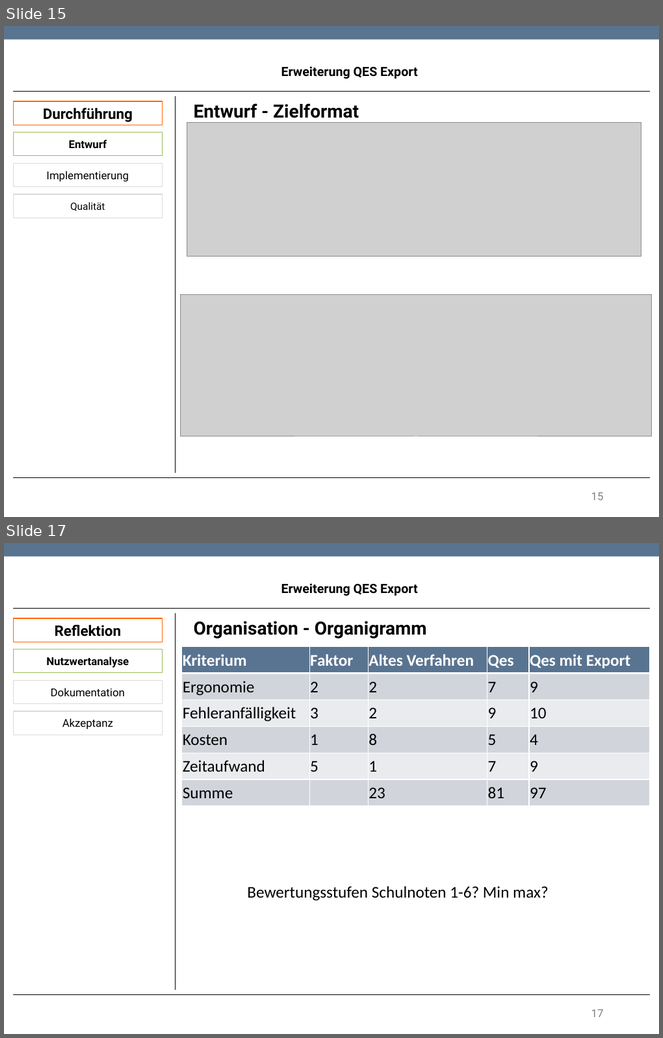
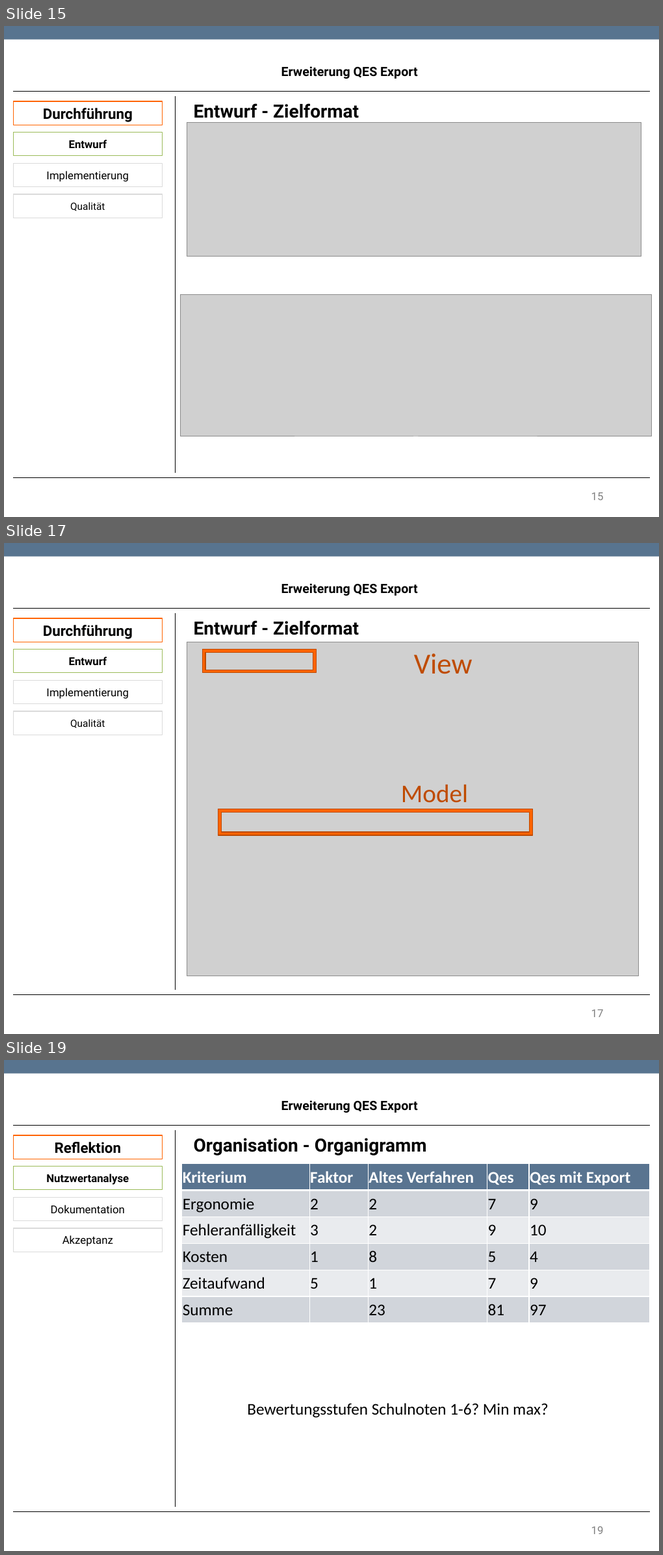
Before and after one commit to TwoHorus/dbExelExportLaravel, a slide deck: DOC/Fachgespraech.pptx. Shown one above the other, each under a label of ours: slides 15 and 17 before the commit, slides 15, 17 and 19 after it; the slides between them are not shown. The pictures are 663x1038 and 663x1555 pixels, drawn with LibreOffice and Linux fonts; fonts in the diff are those of the drawing; grey boxes stand for pictures; background and template pictures are left out. Boxes give left, top, right and bottom in pixels: in the first picture for what was removed or moved away, otherwise in the second. Text is boxed around its words. In the diff, an @@ line names an element or a change of style, - is before the commit and + after.

```diff
--- a/DOC/Fachgespraech.pptx
+++ b/DOC/Fachgespraech.pptx
@@ slide 17 added at [4,543,659,1034], background #FFFFFF; not listed: 1 template element that a slide beside it also shows @@
@@ text added at [282,583,417,596], 14 pt, text #000000, bold @@
+Erweiterung QES Export
@@ rectangle added at [13,618,163,642], fill #FFFFFF, outline #FF6400 0.85 pt, 16 pt, text #000000, bold @@
+Durchführung
@@ line added from (13, 608) to (650, 608), #000000 0.75 pt @@
@@ line added from (176, 613) to (176, 990), #000000 0.75 pt @@
@@ text added at [194,620,359,635], 20 pt, text #000000, bold @@
+Entwurf - Zielformat
@@ rectangle added at [13,649,163,673], fill #FFFFFF, outline #9BBB59 0.85 pt, 12 pt, text #000000, bold @@
+Entwurf
@@ picture added at [187,642,639,976] @@
@@ frame added at [202,649,316,673], fill #FF6400, outline #BD4A00 0.85 pt @@
@@ text added at [414,653,473,674], 32 pt, text #BF4B00 @@
+View
@@ rectangle added at [13,681,163,704], fill #FFFFFF, outline #DADADA 0.85 pt, 12 pt, text #000000 @@
+Implementierung
@@ rectangle added at [13,711,163,735], fill #FFFFFF, outline #DADADA 0.85 pt, 11 pt, text #000000 @@
+Qualität
@@ text added at [401,784,468,803], 28 pt, text #BF4B00 @@
+Model
@@ frame added at [218,809,532,835], fill #FF6400, outline #BD4A00 0.85 pt @@
@@ line added from (13, 995) to (650, 995), #000000 0.75 pt @@
@@ page number added at [592,1010,604,1017], 12 pt, text #808080 @@
+17
@@ what was slide 17 is now slide 19 @@
@@ page number at [592,1527,604,1534]: text changed @@
-17
+19
```
Also in this commit, not shown: 1 slide changed, 1 other slide added.
